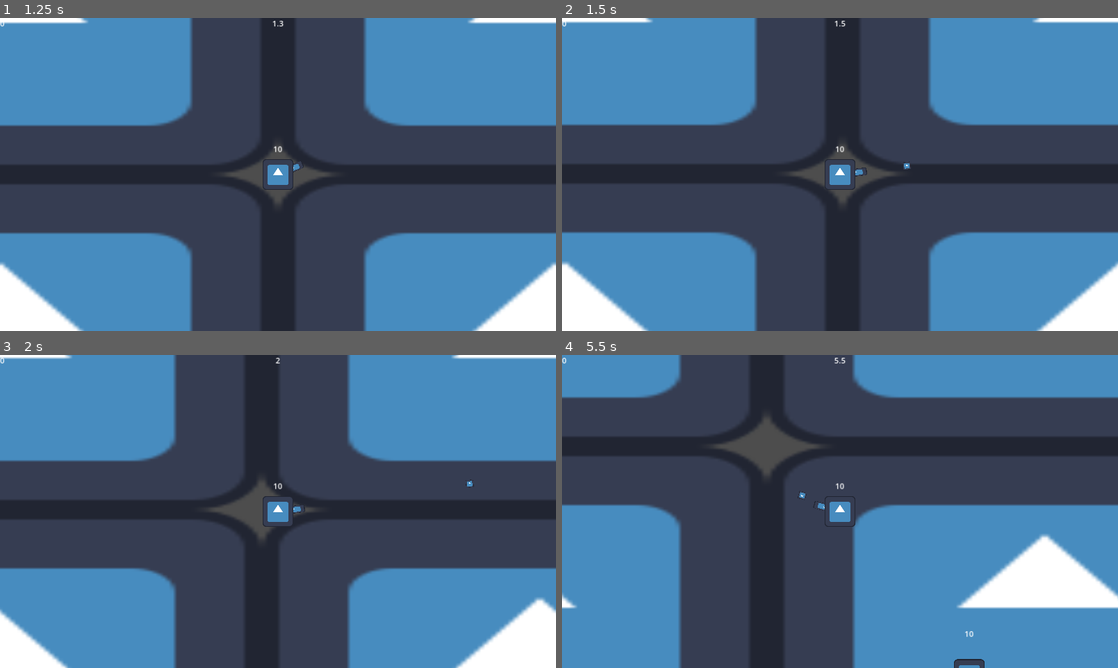
Above: before the commit, frames 1-4 (two rows, left to right).
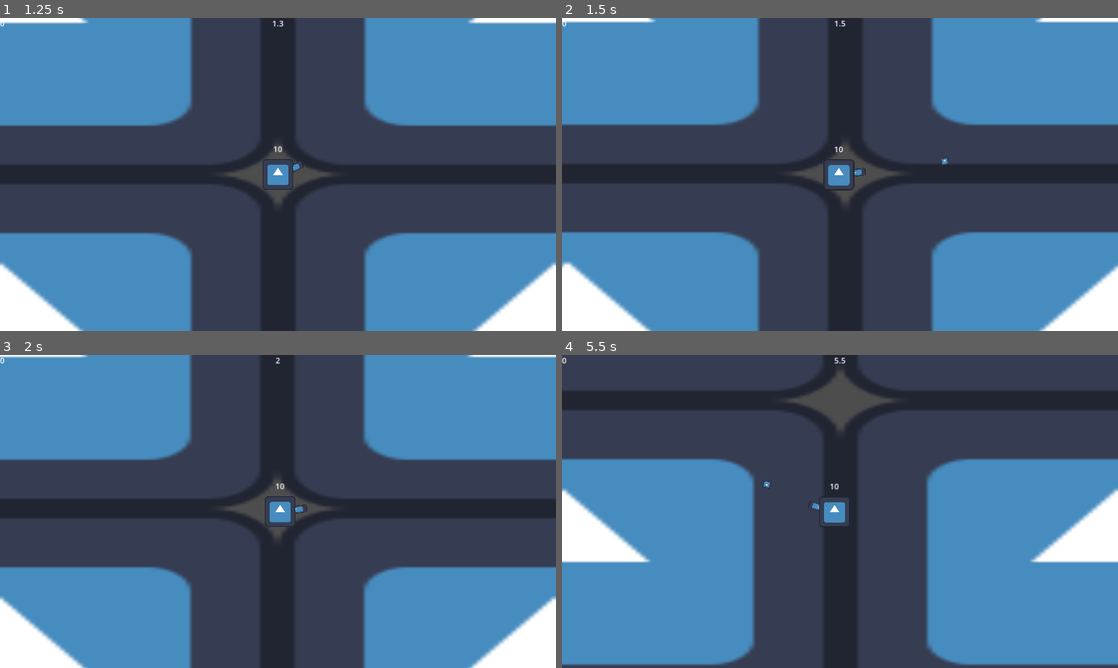
Above: after the commit, the same moments.

Repository: YUK1-0000/vamsavadiepio
Game: Godot game, scene res://World/world.tscn
Two runs of this game, one before a commit and one after it. Both use one fixed random seed, a clock stepped at 60 frames per second and the inputs below. The engine's default icon, where the game draws it, is replaced by a stand-in: a white triangle on a blue panel in a dark square.
Inputs (mouse positions are in pixels of both pictures, inside the frame that each line leads up to):
- Up to frame 1 (1.25 s): click "Start" at 0.5 s
- Up to frame 2 (1.5 s): tap Enter at 1.25 s; move the mouse to (962, 158) at 1.27 s; press the mouse at (962, 158) at 1.28 s; hold D (move_right) from 1.28 s (still down)
- Up to frame 3 (2 s): keep holding D (move_right)
- Up to frame 4 (5.5 s): move the mouse to (728, 527) at 2.02 s; release D (move_right) at 2.03 s; release the mouse at (728, 527) at 2.03 s; hold S (move_downward) 2.03-2.78 s; click (728, 527) at 2.1 s; move the mouse to (895, 442) at 2.77 s; press the mouse at (895, 442) at 2.78 s; hold D (move_right) 2.78-3.53 s; tap Q (q) at 2.85, 5.1 s; move the mouse to (812, 574) at 3.52 s; release the mouse at (812, 574) at 3.53 s; hold W (move_upward) 3.53-4.28 s; click (812, 574) at 3.6 s; move the mouse to (1006, 558) at 4.27 s; press the mouse at (1006, 558) at 4.28 s; hold A (move_left) from 4.28 s (still down); move the mouse to (673, 464) at 5.02 s; release the mouse at (673, 464) at 5.03 s; click (673, 464) at 5.3 s

Frame 1 is identical in both runs. In frame 2, 2.0% of the frame differs, in the area x 0-100%, y 0-100%; in frame 3, 12%; in frame 4, 59%.

Commit message:
いろいろやったとおもう

Diff:
--- a/Bullet/bullet.tscn
+++ b/Bullet/bullet.tscn
@@ -14,7 +14,7 @@
 collision_mask = 13
 motion_mode = 1
 script = ExtResource("1_wgk5s")
-speed = 600.0
+speed = 1000
 penetration = 0.0
 
 [node name="Icon" type="Sprite2D" parent="."]
--- a/Character.gd
+++ b/Character.gd
@@ -4,17 +4,16 @@
 
 enum MovingMode {CONSTANT, ACCELERATION}
 @export var moving_mode: MovingMode
-
 @export var direction: Vector2
-@export var speed: float
-@export var acceleration: float
-@export var friction: float
-@export var hp_max: float
+@export var speed: int
+@export var acceleration: int
+@export var friction: int
+@export var hp_max: int
 @export var level: int
 @export var exp: int
-@export var recoil: float
-@export var damage: float
-@export var knockback: float
+@export var recoil: int
+@export var damage: int
+@export var knockback: int
 @export var penetration: float = INF
 
 @onready var hp := hp_max
@@ -28,7 +27,6 @@
 				velocity = velocity.move_toward(direction * speed, acceleration * delta)
 			else:
 				velocity = velocity.move_toward(direction * speed, friction * delta)
-
 
 func bump_into(character: Character) -> void:
 	character.damaged(damage)
--- a/Enemy/enemy.tscn
+++ b/Enemy/enemy.tscn
@@ -20,13 +20,6 @@
 motion_mode = 1
 script = ExtResource("1_kw0dt")
 moving_mode = 1
-speed = 100.0
-acceleration = 200.0
-friction = 200.0
-hp_max = 10.0
-exp = 10.0
-damage = 1.0
-knockback = 50.0
 
 [node name="Icon" type="Sprite2D" parent="."]
 scale = Vector2(0.5, 0.5)
--- a/Game/Game.gd
+++ b/Game/Game.gd
@@ -10,6 +10,7 @@
 
 var player: Player
 var spawn_distance := 800
+var spawn_rate := 1
 var survival_time: float
 
 const PLAYER_SCENE := preload("res://Player/player.tscn")
@@ -39,6 +40,7 @@
 	spawn_enemy()
 
 func spawn_enemy() -> void:
+	print("Enemy Spawn")
 	var enemy: Enemy = ENEMY_SCENE.instantiate()
 	enemy.global_position = player.global_position + Vector2.RIGHT.rotated(randf_range(0, TAU)) * spawn_distance
 	enemies.add_child(enemy)
--- /dev/null
+++ b/Gun/gun.gd
@@ -0,0 +1,17 @@
+class_name Gun
+extends Node2D
+
+@export var bullet_scene: PackedScene
+
+@onready var shooter: Character = get_parent()
+
+func shoot() -> void:
+	var bullet: Bullet = bullet_scene.instantiate()
+	bullet.global_position = get_node("Muzzle").global_position
+	bullet.rotate(rotation)
+	bullet.direction = Vector2.RIGHT.rotated(rotation)
+	bullet.damage = shooter.damage
+	bullet.knockback = shooter.knockback
+	shooter.knockedback(Vector2.RIGHT.rotated(bullet.rotation + PI) * shooter.recoil)
+	shooter.interval_timer.start()
+	Game.bullets.add_child(bullet)
--- a/Gun/gun.tscn
+++ b/Gun/gun.tscn
@@ -1,8 +1,10 @@
-[gd_scene load_steps=2 format=3 uid="uid://cfsiom3bmd31n"]
+[gd_scene load_steps=3 format=3 uid="uid://cfsiom3bmd31n"]
 
+[ext_resource type="Script" path="res://Gun/gun.gd" id="1_4257w"]
 [ext_resource type="Texture2D" uid="uid://cmbksv1enqmud" path="res://icon.svg" id="3_sbv7c"]
 
 [node name="Gun" type="Node2D"]
+script = ExtResource("1_4257w")
 
 [node name="Icon" type="Sprite2D" parent="."]
 position = Vector2(28, 0)
--- a/Player/player.gd
+++ b/Player/player.gd
@@ -1,8 +1,6 @@
 extends Character
 
 class_name Player
-
-@export var bullet_scene: PackedScene
 
 @onready var gun: Node2D = $Gun
 @onready var interval_timer: Timer = $Gun/IntervalTimer
@@ -24,7 +22,7 @@
 
 	gun.look_at(get_global_mouse_position())
 	if auto_fire or Input.is_action_pressed("fire") and not interval_timer.time_left:
-		fire()
+		gun.shoot()
 
 	direction = Input.get_vector("move_left", "move_right", "move_upward", "move_downward")
 
@@ -40,14 +38,3 @@
 func pause() -> void:
 	Game.pause_menu.show()
 	get_tree().paused = true
-
-func fire() -> void:
-	var b: Bullet = bullet_scene.instantiate()
-	b.global_position = gun.get_node("Muzzle").global_position
-	b.rotate(gun.rotation)
-	b.direction = Vector2.RIGHT.rotated(gun.rotation)
-	b.damage = damage
-	b.knockback = knockback
-	velocity -= Vector2.RIGHT.rotated(b.rotation) * recoil
-	Game.bullets.add_child(b)
-	interval_timer.start()
--- a/Player/player.tscn
+++ b/Player/player.tscn
@@ -18,17 +18,17 @@
 collision_mask = 15
 motion_mode = 1
 script = ExtResource("1_15nah")
-bullet_scene = ExtResource("2_b522p")
 moving_mode = 1
-speed = 300.0
-acceleration = 300.0
-friction = 100.0
-hp_max = 10.0
-recoil = 60.0
-damage = 10.0
-knockback = 150.0
+speed = 300
+acceleration = 300
+friction = 300
+hp_max = 10
+recoil = 100
+damage = 1
+knockback = 100
 
 [node name="Gun" parent="." instance=ExtResource("3_ya438")]
+bullet_scene = ExtResource("2_b522p")
 
 [node name="Icon" type="Sprite2D" parent="."]
 scale = Vector2(0.5, 0.5)
--- a/camera.tscn
+++ b/camera.tscn
@@ -3,11 +3,10 @@
 [ext_resource type="PackedScene" uid="uid://b6xoo4pem6rgy" path="res://Menu/hud.tscn" id="1_jy6yy"]
 
 [node name="Camera" type="Camera2D"]
+position_smoothing_enabled = true
+position_smoothing_speed = 16.0
 
 [node name="HUD" parent="." instance=ExtResource("1_jy6yy")]
-anchors_preset = 10
-anchor_bottom = 0.0
-grow_vertical = 1
 
 [node name="SurvivalTimeLabel" parent="HUD" index="1"]
 offset_left = -52.0
